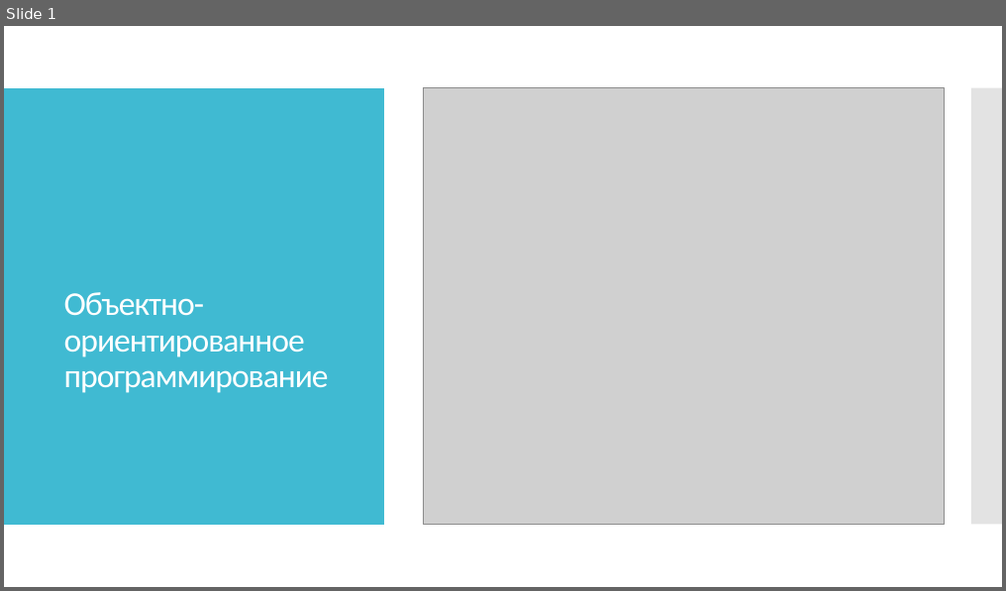
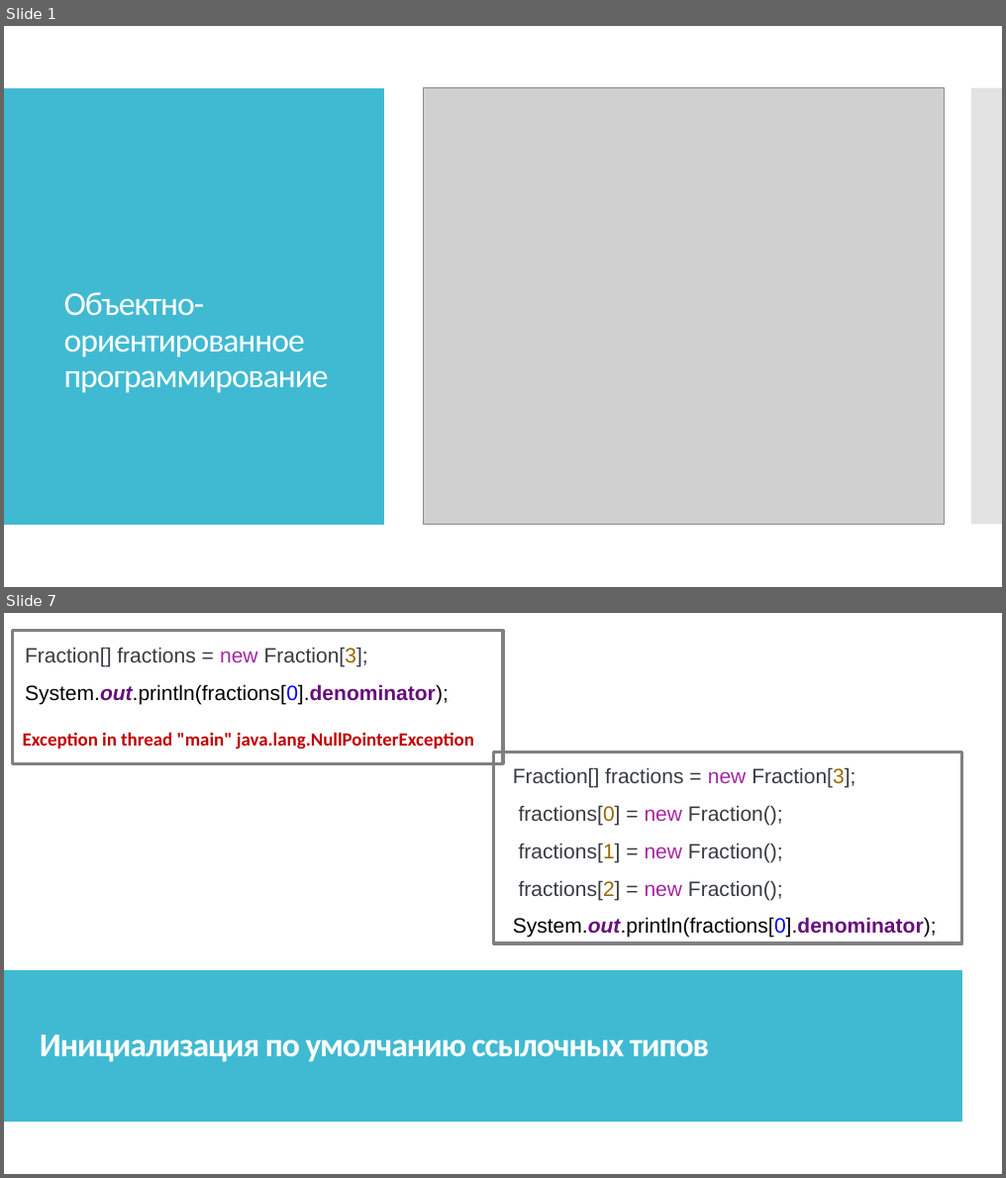
Before and after one commit to IriEfremova/LessonsCube, a slide deck: Samsung/Lesson12/PrincipOOP.pptx. Shown one above the other, each under a label of ours: slide 1 before the commit, slides 1 and 7 after it; the slides between them are not shown. The pictures are 1006x591 and 1006x1178 pixels, drawn with LibreOffice and Linux fonts; fonts in the diff are those of the drawing; grey boxes stand for pictures. Boxes give left, top, right and bottom in pixels: in the first picture for what was removed or moved away, otherwise in the second. Text is boxed around its words. In the diff, an @@ line names an element or a change of style, - is before the commit and + after.

```diff
--- a/Samsung/Lesson12/PrincipOOP.pptx
+++ b/Samsung/Lesson12/PrincipOOP.pptx
@@ slide 7 added at (4,613,1002,1174), background #FFFFFF; not listed: 2 template elements that a slide beside it also shows @@
@@ rectangle added at (4,613,1002,1174), fill #FFFFFF @@
@@ rectangle added at (13,630,503,763), outline #808080 3 pt @@
@@ text added at (25,647,449,705), 20 pt, text #383A42 @@
+Fraction[] fractions = new Fraction[3];
+System.out.println(fractions[0].denominator);
@@ text added at (23,732,474,750), 18 pt, text #C00000, bold @@
+Exception in thread "main" java.lang.NullPointerException
@@ rectangle added at (494,753,962,944), outline #808080 3 pt @@
@@ text added at (513,767,937,938), 20 pt, text #383A42 @@
+Fraction[] fractions = new Fraction[3];
+fractions[0] = new Fraction();
+fractions[1] = new Fraction();
+fractions[2] = new Fraction();
+System.out.println(fractions[0].denominator);
@@ rectangle added at (4,970,962,1123), fill #40BAD2 @@
@@ text added at (40,1035,709,1062), 32 pt, text #FFFFFF, bold @@
+Инициализация по умолчанию ссылочных типов
```
Also in this commit, not shown: 15 other slides added, 20 slides removed.
